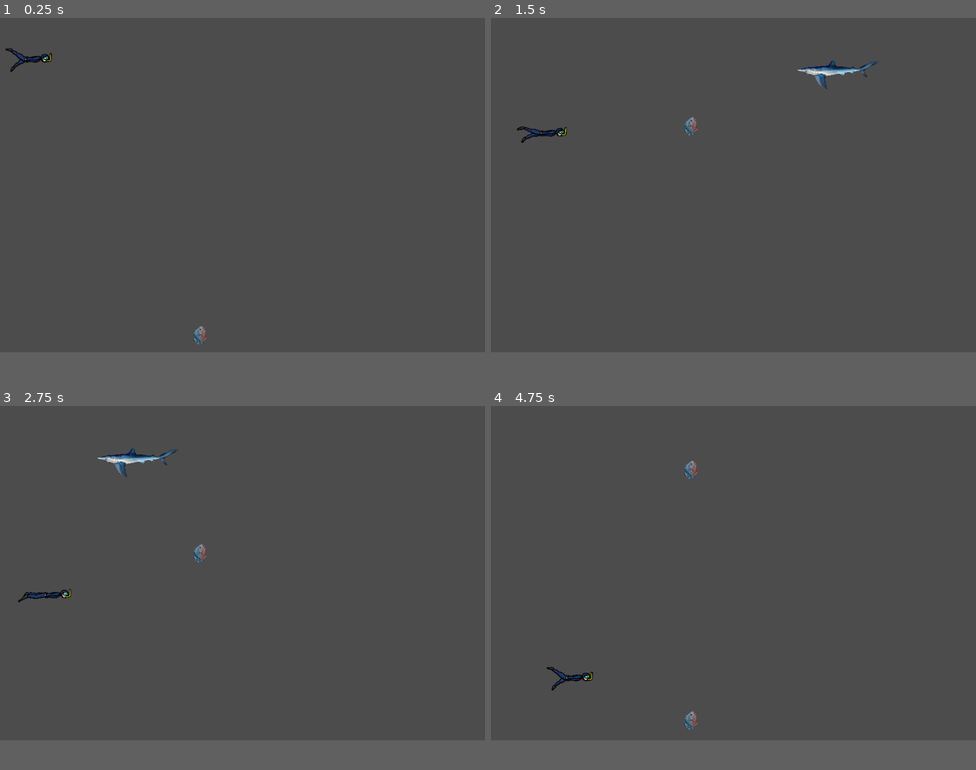
Above: before the commit, frames 1-4 (two rows, left to right).
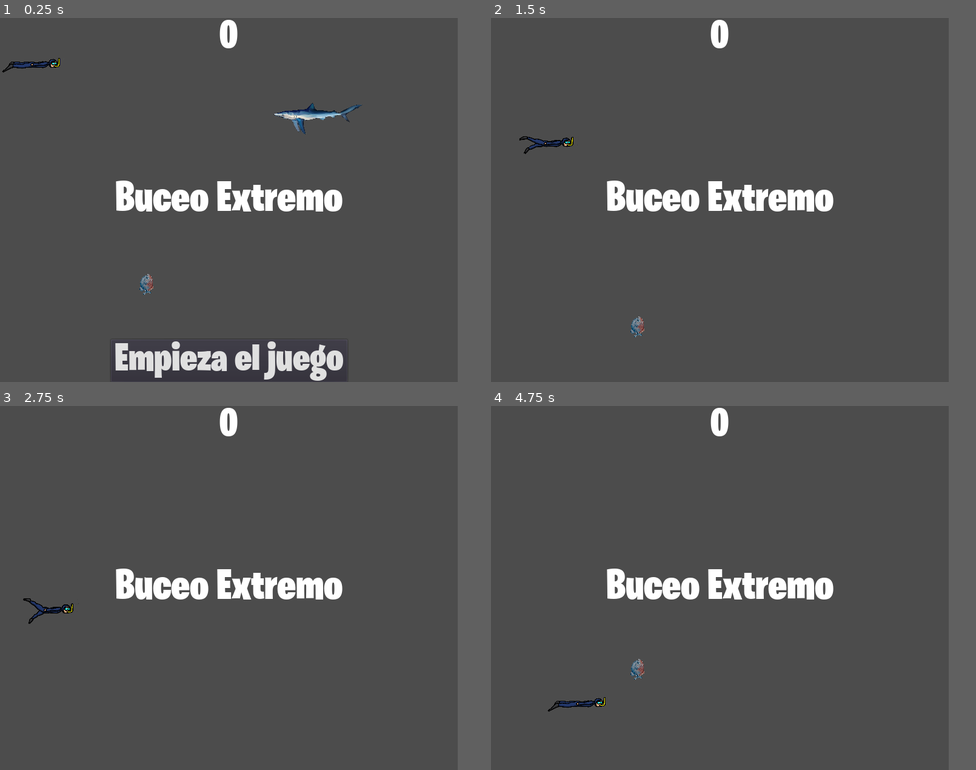
Above: after the commit, the same moments.

Repository: Daisinkaizer/Gracias-Amix-op---
Game: Godot game, scene res://escenas/Mundo/mundo.tscn
The game is run twice, just before and just after one commit, with the same random seed, the same clock (stepped at 60 frames per second) and the same inputs.
Inputs (mouse positions are in pixels of both pictures, inside the frame that each line leads up to):
- Up to frame 1 (0.25 s): no input
- Up to frame 2 (1.5 s): click (733, 331) at 0.5 s, where only the run after the commit has a clickable "Empieza el juego"; hold Right (ui_right) from 1.28 s (still down)
- Up to frame 3 (2.75 s): release Right (ui_right) at 2.03 s; hold Left (ui_left) from 2.03 s (still down)
- Up to frame 4 (4.75 s): release Left (ui_left) at 2.78 s; hold Right (ui_right) 2.78-3.53 s; hold Up (ui_up) 3.53-4.28 s; hold Left (ui_left) from 4.28 s (still down)
In our replay, the window is 800x551 before the commit and 755x600 after it. These sizes can differ from the game's own. Grey fills any space a smaller window leaves; there, only what the larger window draws over its background counts as a difference.

The runs differ from the first frame. In frame 1, 5.8% of the frame differs, in the area x 0-75%, y 0-100%; in frame 2, 3.5%; in frame 3, 3.3%; in frame 4, 3.2%.
Error after the commit: Parse Error: Parse error: Spaces used before tabs on a line (res://escenas/Mundo/mundo.gd:12)

Commit message:
Cambios en HUD y me gedi del godot, me quede estancado
No puedo avanzar y me canse del programa xd me duele la cabeza, need help we

Diff:
--- a/escenas/Generador/Generador.tscn
+++ b/escenas/Generador/Generador.tscn
@@ -6,7 +6,7 @@
 script = ExtResource( 1 )
 
 [node name="Timer" type="Timer" parent="."]
-wait_time = 5.5
+wait_time = 15.0
 autostart = true
 
 [connection signal="timeout" from="Timer" to="." method="_on_Timer_timeout"]
--- /dev/null
+++ b/escenas/HUD.gd
@@ -0,0 +1,33 @@
+extends CanvasLayer
+
+signal start_game
+
+func _ready():
+	pass # Replace with function body.
+
+func show_message(text):
+    $MessageLabel.text = text
+    $MessageLabel.show()
+    $MessageTimer.start()
+
+func game_over():
+    show_message("Game Over")
+    yield($MessageTimer, "timeout")
+    $MessageLabel.text = "Buceo Extremo"
+    $MessageLabel.show()
+    yield(get_tree().create_timer(1), 'timeout')
+    $StartButton.show()
+
+func update_score(score):
+    $ScoreLabel.text = str(score)
+
+
+func _on_MessageTimer_timeout():
+	$MessageLabel.hide
+	pass # Replace with function body.
+
+
+func _on_StartButton_pressed():
+	$StartButton.hide()
+	emit_signal("start_game")
+	pass # Replace with function body.
--- a/escenas/HUD.tscn
+++ b/escenas/HUD.tscn
@@ -1,20 +1,22 @@
-[gd_scene load_steps=5 format=2]
+[gd_scene load_steps=6 format=2]
 
-[ext_resource path="res://assets/Fortnite.ttf" type="DynamicFontData" id=1]
+[ext_resource path="res://escenas/HUD.gd" type="Script" id=1]
+[ext_resource path="res://assets/Fortnite.ttf" type="DynamicFontData" id=2]
 
 [sub_resource type="DynamicFont" id=1]
 size = 64
-font_data = ExtResource( 1 )
+font_data = ExtResource( 2 )
 
 [sub_resource type="DynamicFont" id=2]
-size = 64
-font_data = ExtResource( 1 )
+size = 70
+font_data = ExtResource( 2 )
 
 [sub_resource type="DynamicFont" id=3]
 size = 64
-font_data = ExtResource( 1 )
+font_data = ExtResource( 2 )
 
 [node name="HUD" type="CanvasLayer"]
+script = ExtResource( 1 )
 
 [node name="ScoreLabel" type="Label" parent="."]
 anchor_right = 1.0
@@ -28,21 +30,32 @@
 align = 1
 
 [node name="MessageLabel" type="Label" parent="."]
+anchor_left = 0.5
 anchor_top = 0.5
-anchor_right = 1.0
+anchor_right = 0.5
 anchor_bottom = 0.5
-margin_top = -45.4143
-margin_bottom = 18.5857
+margin_left = -377.5
+margin_top = -35.5
+margin_right = 377.5
+margin_bottom = 35.5
 custom_fonts/font = SubResource( 2 )
-text = "Esquiva a los Tiburones y Pirañas"
+text = "Buceo Extremo"
 align = 1
 
 [node name="StartButton" type="Button" parent="."]
-margin_left = 250.283
-margin_top = 413.016
-margin_right = 640.283
-margin_bottom = 483.016
+anchor_left = 0.5
+anchor_top = 1.0
+anchor_right = 0.5
+anchor_bottom = 1.0
+margin_left = -195.0
+margin_top = -70.0
+margin_right = 195.0
 custom_fonts/font = SubResource( 3 )
 text = "Empieza el juego"
 
 [node name="MessageTimer" type="Timer" parent="."]
+wait_time = 2.0
+one_shot = true
+
+[connection signal="pressed" from="StartButton" to="." method="_on_StartButton_pressed"]
+[connection signal="timeout" from="MessageTimer" to="." method="_on_MessageTimer_timeout"]
--- a/escenas/Mundo/mundo.gd
+++ b/escenas/Mundo/mundo.gd
@@ -4,16 +4,19 @@
 var score
 
 func _ready():
+	randomize()
 	pass # Replace with function body.
+
+
+func new_game(): #funcion para comenzar de nuevo
+   	 score = 0
+    	$Personaje.start($StartPosition.position)
+   	 $StartTimer.start()
 
 func game_over(): #funcion para fin del juego
     $ScoreTimer.stop()
     $MobTimer.stop()
 
-func new_game(): #funcion para comenzar de nuevo
-    score = 0
-    $Player.start($StartPosition.position)
-    $StartTimer.start()
 
 
 func _on_ScoreTimer_timeout():
--- a/escenas/Mundo/mundo.tscn
+++ b/escenas/Mundo/mundo.tscn
@@ -1,21 +1,59 @@
-[gd_scene load_steps=5 format=2]
+[gd_scene load_steps=13 format=2]
 
 [ext_resource path="res://escenas/Mundo/mundo.gd" type="Script" id=1]
-[ext_resource path="res://escenas/Personaje/Movimiento_Personaje.tscn" type="PackedScene" id=2]
-[ext_resource path="res://escenas/Generador/Generador.tscn" type="PackedScene" id=3]
-[ext_resource path="res://escenas/Generador2/Generador2.tscn" type="PackedScene" id=4]
+[ext_resource path="res://assets/tiburon/tiburon_izq_0.png" type="Texture" id=2]
+[ext_resource path="res://assets/tiburon/tiburon_der_1.png" type="Texture" id=3]
+[ext_resource path="res://assets/tiburon/tiburon_der_0.png" type="Texture" id=4]
+[ext_resource path="res://escenas/Personaje/Personaje.tscn" type="PackedScene" id=5]
+[ext_resource path="res://escenas/Generador/Generador.tscn" type="PackedScene" id=6]
+[ext_resource path="res://escenas/Generador2/Generador2.tscn" type="PackedScene" id=7]
+[ext_resource path="res://escenas/HUD.tscn" type="PackedScene" id=8]
+
+[sub_resource type="GDScript" id=1]
+script/source = "extends RigidBody2D"
+
+[sub_resource type="SpriteFrames" id=2]
+animations = [ {
+"frames": [ ExtResource( 2 ) ],
+"loop": true,
+"name": "walk",
+"speed": 4.0
+}, {
+"frames": [ ExtResource( 3 ) ],
+"loop": true,
+"name": "swim",
+"speed": 5.0
+}, {
+"frames": [ ExtResource( 4 ), ExtResource( 2 ) ],
+"loop": true,
+"name": "fly",
+"speed": 3.0
+} ]
+
+[sub_resource type="RectangleShape2D" id=3]
+extents = Vector2( 338.528, 88.7364 )
+
+[sub_resource type="PackedScene" id=4]
+_bundled = {
+"conn_count": 1,
+"conns": PoolIntArray( 3, 0, 15, 14, 2, 0 ),
+"editable_instances": [  ],
+"names": PoolStringArray( "Mob", "gravity_scale", "script", "__meta__", "RigidBody2D", "AnimatedSprite", "scale", "frames", "animation", "speed_scale", "CollisionShape2D", "shape", "Visibility", "VisibilityNotifier2D", "_on_Visibility_screen_exited", "screen_exited" ),
+"node_count": 4,
+"node_paths": [  ],
+"nodes": PoolIntArray( -1, -1, 4, 0, -1, 3, 1, 0, 2, 1, 3, 2, 0, 0, 0, 5, 5, -1, 4, 6, 3, 7, 4, 8, 5, 9, 6, 0, 0, 0, 10, 10, -1, 1, 11, 7, 0, 0, 0, 13, 12, -1, 0, 0 ),
+"variants": [ 0.0, SubResource( 1 ), {
+"_edit_group_": true
+}, Vector2( 0.75, 0.75 ), SubResource( 2 ), "walk", 0.75, SubResource( 3 ) ],
+"version": 2
+}
 
 [node name="mundo" type="Node2D"]
 script = ExtResource( 1 )
+Mob = SubResource( 4 )
 
-[node name="KinematicBody2D" parent="." instance=ExtResource( 2 )]
+[node name="Personaje" parent="." instance=ExtResource( 5 )]
 position = Vector2( 52.9058, 53.8388 )
-
-[node name="Generador" parent="." instance=ExtResource( 3 )]
-position = Vector2( 1044.22, 91.7573 )
-
-[node name="Generador2" parent="." instance=ExtResource( 4 )]
-position = Vector2( 358.507, 645.085 )
 
 [node name="ScoreTimer" type="Timer" parent="."]
 one_shot = true
@@ -27,5 +65,15 @@
 [node name="StartPosition" type="Position2D" parent="."]
 position = Vector2( 155.027, 212.568 )
 
+[node name="Generador" parent="." instance=ExtResource( 6 )]
+position = Vector2( 570.771, 156.624 )
+
+[node name="Generador2" parent="." instance=ExtResource( 7 )]
+position = Vector2( 241.555, 514.278 )
+
+[node name="HUD" parent="." instance=ExtResource( 8 )]
+
+[connection signal="hit" from="Personaje" to="." method="game_over"]
 [connection signal="timeout" from="ScoreTimer" to="." method="_on_ScoreTimer_timeout"]
 [connection signal="timeout" from="StartTimer" to="." method="_on_StartTimer_timeout"]
+[connection signal="start_game" from="HUD" to="." method="start_game"]
--- a/escenas/Personaje/KinematicBody2D.gd
+++ b/escenas/Personaje/KinematicBody2D.gd
@@ -4,8 +4,6 @@
 var gravedad = 15;
 var vida = 2
 signal hit
-
-
 
 func _ready():
     screen_size = get_viewport_rect().size
@@ -31,12 +29,13 @@
 	pass
 	move_and_slide(velocidad)
 
-func _on_Area2D_area_entered(area):
-	vida -= 1
-	pass # Replace with function body.
-
-	print (vida)
+#func _on_Area2D_area_entered(area):
+	#vida -= 1
+func _start(pos):
+	position = pos
+	show()
+	$colision_personaje.disabled = false
 
 func _on_Personaje_hit():
-
+	queue_free()
 	pass # Replace with function body.
--- a/escenas/Personaje/Movimiento_Personaje.tscn
+++ b/escenas/Personaje/Personaje.tscn
@@ -11,11 +11,6 @@
 animations = [ {
 "frames": [  ],
 "loop": true,
-"name": "Dañado",
-"speed": 5.0
-}, {
-"frames": [  ],
-"loop": true,
 "name": "Muerto",
 "speed": 5.0
 }, {
@@ -23,6 +18,11 @@
 "loop": true,
 "name": "Nadando",
 "speed": 7.0
+}, {
+"frames": [  ],
+"loop": true,
+"name": "Dañado",
+"speed": 5.0
 } ]
 
 [sub_resource type="RectangleShape2D" id=2]
@@ -44,13 +44,13 @@
 scale = Vector2( 0.0960622, 0.0960622 )
 frames = SubResource( 1 )
 animation = "Nadando"
-frame = 3
+frame = 1
 playing = true
 
-[node name="Area2D" type="Area2D" parent="Personaje"]
+[node name="Personaje" type="Area2D" parent="Personaje"]
 position = Vector2( -10.8437, 0 )
 
-[node name="CollisionShape2D" type="CollisionShape2D" parent="Personaje/Area2D"]
+[node name="Colission_prota" type="CollisionShape2D" parent="Personaje/Personaje"]
 position = Vector2( -5.42183, -5.42184 )
 shape = SubResource( 2 )
 
@@ -58,4 +58,4 @@
 shape = SubResource( 3 )
 
 [connection signal="hit" from="." to="." method="_on_Personaje_hit"]
-[connection signal="area_entered" from="Personaje/Area2D" to="." method="_on_Area2D_area_entered"]
+[connection signal="area_entered" from="Personaje/Personaje" to="." method="_on_Area2D_area_entered"]
--- a/project.godot
+++ b/project.godot
@@ -21,7 +21,7 @@
 
 [display]
 
-window/size/width=870
+window/size/width=755
 
 [rendering]
 
